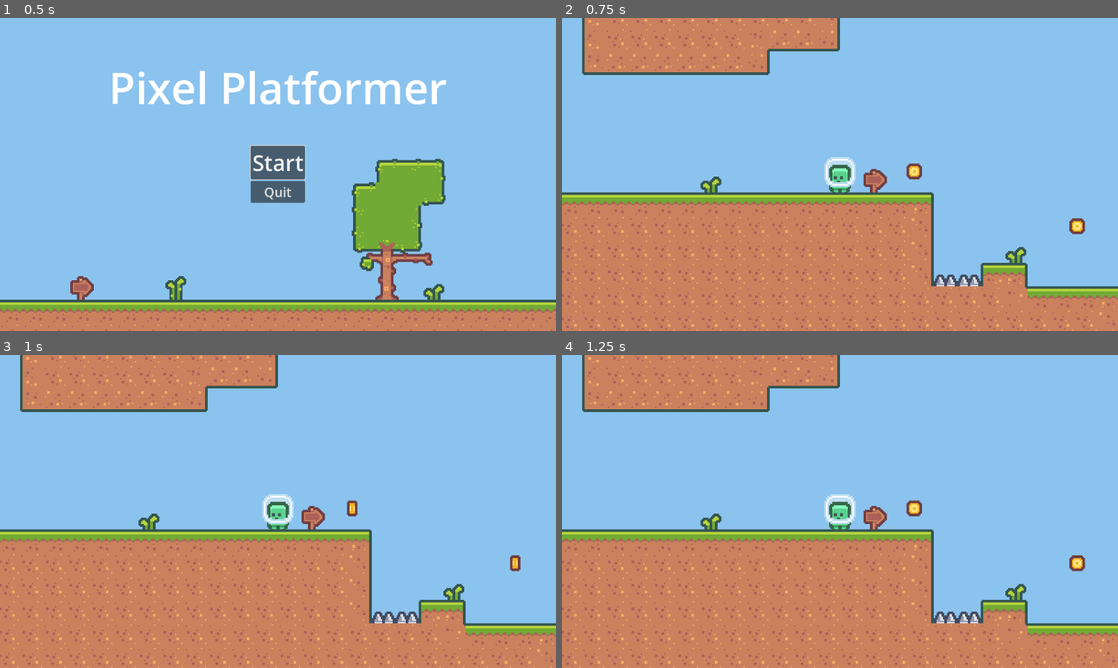
Above: before the commit, frames 1-4 (two rows, left to right).
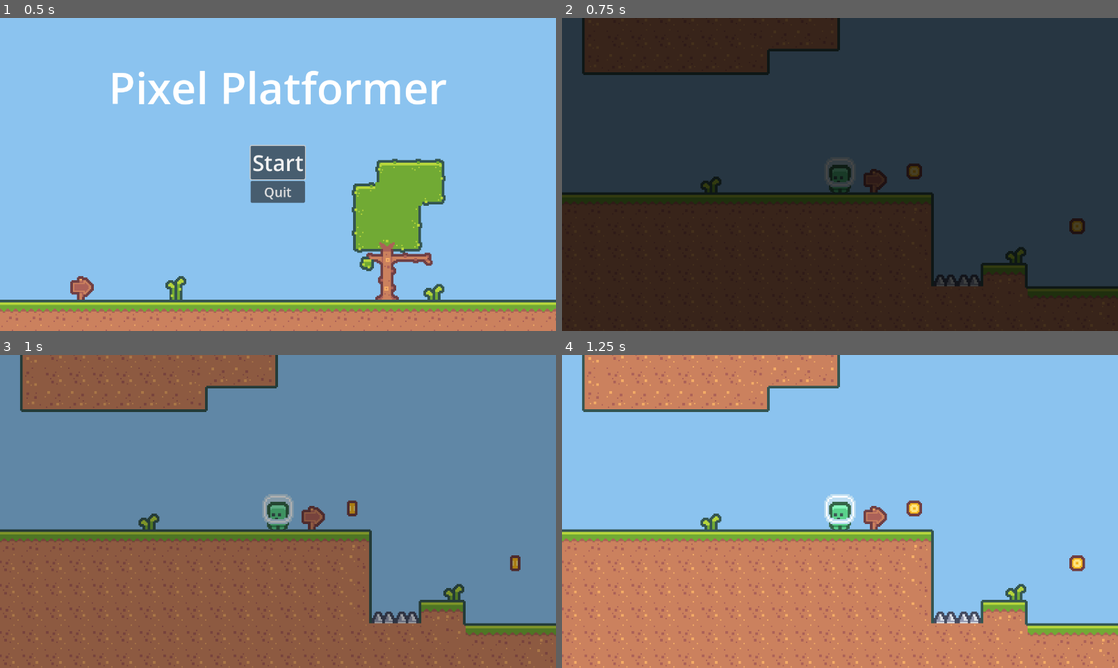
Above: after the commit, the same moments.

Repository: BrianMayFan123/Pixel-Platformer
Game: Godot game, scene res://Scenes/UI/start_menu.tscn
Same seed, same stepped clock (60 frames per second), same inputs: the game is played once before the commit and once after it.
Inputs:
- Up to frame 1 (0.5 s): no input
- Up to frame 2 (0.75 s): click "Start" at 0.5 s
- Up to frame 3 (1 s): no input
- Up to frame 4 (1.25 s): no input

Frame 1 is identical in both runs. In frame 2, 100% of the frame differs, in the area x 0-100%, y 0-100%; in frame 3, 100%; in frame 4, nothing differs.

Commit message:
Added Scene Transition
Created basic fade in/out transitions to play when entering/exiting a level

Diff:
--- /dev/null
+++ b/Scenes/Autoload/transitions.gd
@@ -0,0 +1,16 @@
+extends CanvasLayer
+
+@onready var colorRect = $ColorRect
+@onready var animationPlayer = $AnimationPlayer
+
+func _ready():
+	colorRect.visible = false
+
+func play_fadeIn():
+	colorRect.visible = true
+	animationPlayer.play("FadeIn")
+
+
+func play_fadeOut():
+	colorRect.visible = true
+	animationPlayer.play("FadeOut")
--- /dev/null
+++ b/Scenes/Autoload/transitions.tscn
@@ -0,0 +1,73 @@
+[gd_scene load_steps=6 format=3 uid="uid://bcrghvmt7g1sl"]
+
+[ext_resource type="Script" path="res://Scenes/Autoload/transitions.gd" id="1_3u78k"]
+
+[sub_resource type="Animation" id="Animation_jwn2a"]
+resource_name = "FadeIn"
+length = 0.6
+tracks/0/type = "value"
+tracks/0/imported = false
+tracks/0/enabled = true
+tracks/0/path = NodePath("ColorRect:color")
+tracks/0/interp = 1
+tracks/0/loop_wrap = true
+tracks/0/keys = {
+"times": PackedFloat32Array(0, 0.6),
+"transitions": PackedFloat32Array(1, 1),
+"update": 0,
+"values": [Color(0, 0, 0, 1), Color(0, 0, 0, 0)]
+}
+
+[sub_resource type="Animation" id="Animation_vnfmv"]
+length = 0.001
+tracks/0/type = "value"
+tracks/0/imported = false
+tracks/0/enabled = true
+tracks/0/path = NodePath("ColorRect:color")
+tracks/0/interp = 1
+tracks/0/loop_wrap = true
+tracks/0/keys = {
+"times": PackedFloat32Array(0),
+"transitions": PackedFloat32Array(1),
+"update": 0,
+"values": [Color(0, 0, 0, 1)]
+}
+
+[sub_resource type="Animation" id="Animation_c0io5"]
+resource_name = "FadeOut"
+length = 0.6
+tracks/0/type = "value"
+tracks/0/imported = false
+tracks/0/enabled = true
+tracks/0/path = NodePath("ColorRect:color")
+tracks/0/interp = 1
+tracks/0/loop_wrap = true
+tracks/0/keys = {
+"times": PackedFloat32Array(0, 0.6),
+"transitions": PackedFloat32Array(1, 1),
+"update": 0,
+"values": [Color(0, 0, 0, 0), Color(0, 0, 0, 1)]
+}
+
+[sub_resource type="AnimationLibrary" id="AnimationLibrary_66f3h"]
+_data = {
+"FadeIn": SubResource("Animation_jwn2a"),
+"FadeOut": SubResource("Animation_c0io5"),
+"RESET": SubResource("Animation_vnfmv")
+}
+
+[node name="Transitions" type="CanvasLayer"]
+script = ExtResource("1_3u78k")
+
+[node name="ColorRect" type="ColorRect" parent="."]
+anchors_preset = 15
+anchor_right = 1.0
+anchor_bottom = 1.0
+grow_horizontal = 2
+grow_vertical = 2
+color = Color(0, 0, 0, 1)
+
+[node name="AnimationPlayer" type="AnimationPlayer" parent="."]
+libraries = {
+"": SubResource("AnimationLibrary_66f3h")
+}
--- a/Scenes/Entities/end_level_flag.gd
+++ b/Scenes/Entities/end_level_flag.gd
@@ -15,4 +15,5 @@
 
 func _on_body_entered(body):
 	if body.is_in_group("Player"):
+		await(Transitions.play_fadeIn())
 		get_tree().change_scene_to_packed(next_Level)
--- a/Scenes/Levels/level_1.tscn
+++ b/Scenes/Levels/level_1.tscn
@@ -51,4 +51,4 @@
 
 [node name="BackgroundMusic" parent="." index="11"]
 stream = ExtResource("7_6vt4b")
-volume_db = -20.0
+volume_db = -26.559
--- a/Scenes/Levels/level_2.tscn
+++ b/Scenes/Levels/level_2.tscn
@@ -17,12 +17,8 @@
 layer_2/tile_data = PackedInt32Array(-851886, 1114112, 0, -786350, 1114112, 1, -720814, 1114112, 2, -851885, 1179648, 0 …(595 unchanged characters)…
 
 [node name="BackgroundMusic" parent="." index="2"]
-position = Vector2(1000, 1500)
 stream = ExtResource("2_lxki4")
-volume_db = -19.515
-pitch_scale = 1.04
-attenuation = 1.07177
-panning_strength = 1.07
+volume_db = -27.01
 
 [node name="Coin" parent="." index="3" instance=ExtResource("2_fkdnh")]
 position = Vector2(883, -68)
--- a/Scenes/UI/start_menu.gd
+++ b/Scenes/UI/start_menu.gd
@@ -8,6 +8,7 @@
 
 
 func _on_start_button_pressed():
+	await(Transitions.play_fadeIn())
 	get_tree().change_scene_to_file("res://Scenes/Levels/level_1.tscn")
 
 
--- a/default_bus_layout.tres
+++ b/default_bus_layout.tres
@@ -5,11 +5,11 @@
 bus/1/solo = false
 bus/1/mute = false
 bus/1/bypass_fx = false
-bus/1/volume_db = 0.0
+bus/1/volume_db = -1.02374
 bus/1/send = &"Master"
 bus/2/name = &"Sound"
 bus/2/solo = false
 bus/2/mute = false
 bus/2/bypass_fx = false
-bus/2/volume_db = 0.0
+bus/2/volume_db = -3.11736
 bus/2/send = &"Master"
--- a/project.godot
+++ b/project.godot
@@ -18,6 +18,7 @@
 [autoload]
 
 SoundPlayer="*res://Scenes/Autoload/sound_player.tscn"
+Transitions="*res://Scenes/Autoload/transitions.tscn"
 
 [display]
 
